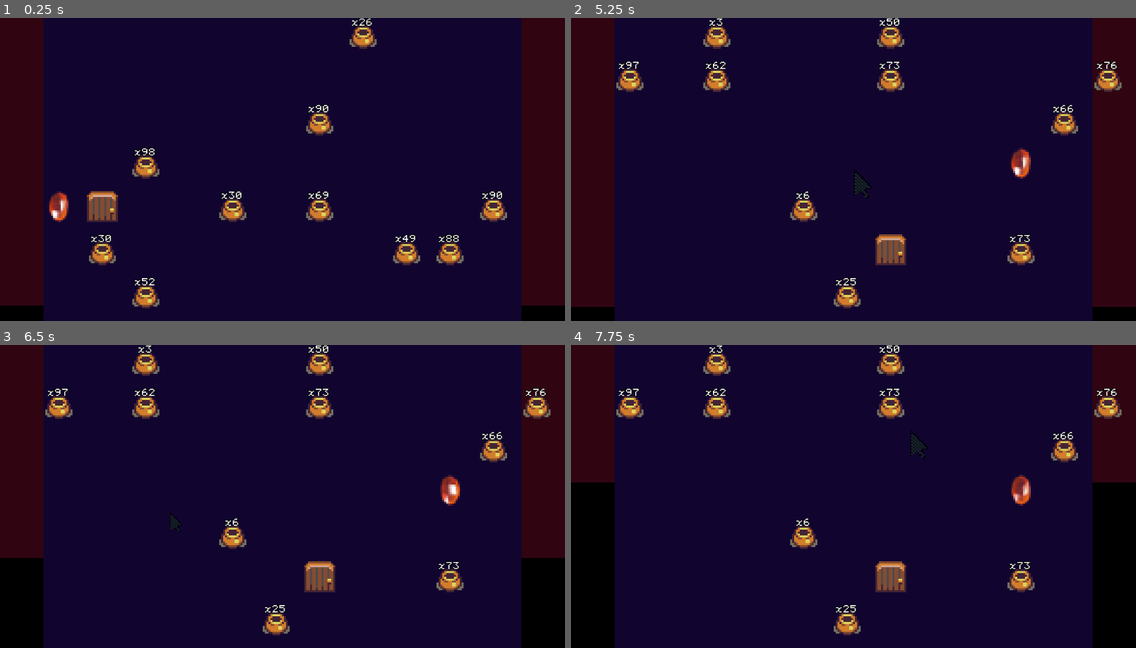
Above: before the commit, frames 1-4 (two rows, left to right).
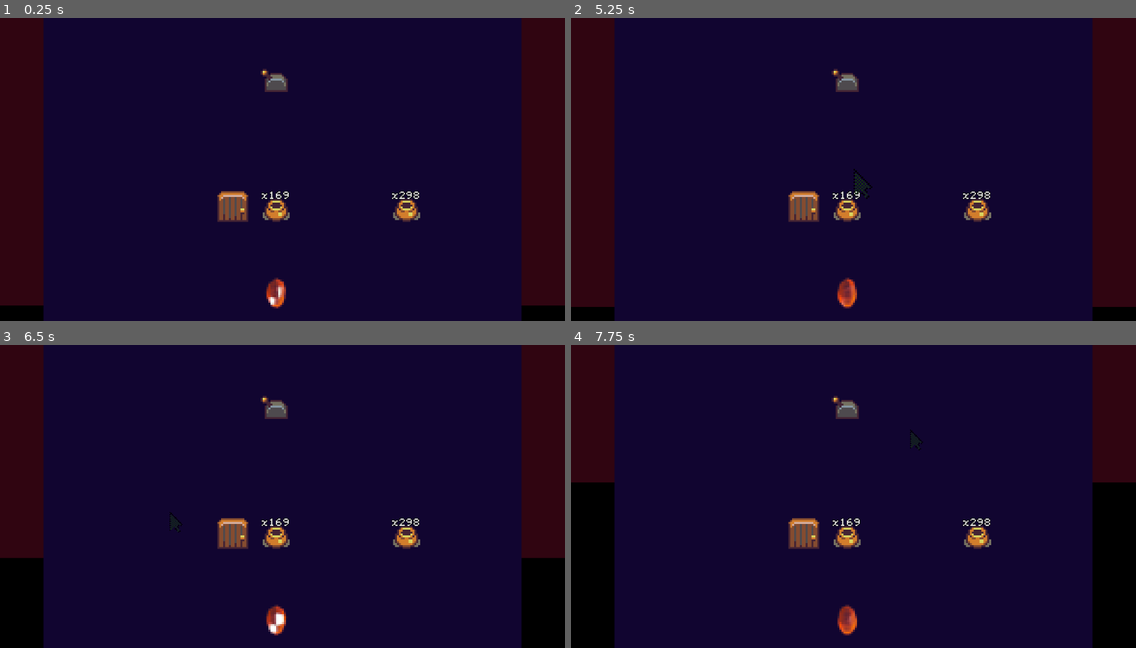
Above: after the commit, the same moments.

Repository: tedsteen/godot-cursors
Game: Godot game, scene res://main.tscn
Same seed, same stepped clock (60 frames per second), same inputs: the game is played once before the commit and once after it.
Inputs (mouse positions are in pixels of both pictures, inside the frame that each line leads up to):
- Up to frame 1 (0.25 s): no input
- Up to frame 2 (5.25 s): move the mouse to (977, 154) at 0.52 s; click (977, 154) at 0.67 s; move the mouse to (740, 184) at 1.27 s; click (740, 184) at 1.42 s; move the mouse to (910, 102) at 2.02 s; click (910, 102) at 2.17 s; move the mouse to (825, 230) at 2.77 s; click (825, 230) at 2.92 s; move the mouse to (1023, 214) at 3.52 s; click (1023, 214) at 3.67 s; move the mouse to (684, 124) at 4.27 s; click (684, 124) at 4.42 s; move the mouse to (881, 169) at 5.02 s; click (881, 169) at 5.17 s
- Up to frame 3 (6.5 s): move the mouse to (197, 420) at 5.77 s; click (197, 420) at 5.92 s
- Up to frame 4 (7.75 s): move the mouse to (977, 481) at 6.52 s; click (977, 481) at 6.67 s; move the mouse to (740, 511) at 7.27 s; click (740, 511) at 7.42 s

The runs differ from the first frame. In frame 1, 5.6% of the frame differs, in the area x 8-90%, y 0-96%; in frame 2, 5.3%; in frame 3, 5.4%; in frame 4, 5.4%.

Commit message:
levers and doors

Diff:
--- a/cursor.gd
+++ b/cursor.gd
@@ -14,8 +14,8 @@
 		var curr_frame: InputEventMouse = self.history[frame]
 		self.set_position(camera.make_input_local(curr_frame).position)
 
-		var btn1_pressed = curr_frame.button_mask && 1
-		var texture_scale = cursor_click_size if btn1_pressed else 1.0
+		var left_pressed = curr_frame is InputEventMouseButton and curr_frame.button_index == MouseButton.MOUSE_BUTTON_LEFT
+		var texture_scale = cursor_click_size if left_pressed else 1.0
 
 		self.scale = Vector2(texture_scale, texture_scale)
 		return curr_frame
--- a/entities/door.gd
+++ b/entities/door.gd
@@ -1,5 +1,32 @@
 extends Entity
 class_name Door
 
-func handle_click(_event: InputEventMouse):
-	print_debug("Knock...")
+var open = false: set = set_open
+var available = true : set = set_available
+var locked = false : set = set_locked
+
+func handle_mouse(event: InputEventMouse):
+	if event is InputEventMouseButton && event.button_index == 1 && event.pressed:
+		if !open:
+			print_debug("Knock...")
+		else:
+			print_debug("TODO: goto next level!")
+
+func set_locked(p_locked: bool):
+	if locked != p_locked:
+		locked = p_locked
+		set_open(available && !locked)
+
+func set_available(p_available: bool):
+	if available != p_available:
+		available = p_available
+		set_open(available && !locked)
+
+func set_open(p_open: bool):
+	if open != p_open:
+		open = p_open
+		print_debug("OPEN ", open)
+		if open:
+			$AnimatedSprite2D.play("default")
+		else:
+			$AnimatedSprite2D.play_backwards("default")
--- a/entities/door.tscn
+++ b/entities/door.tscn
@@ -37,11 +37,11 @@
 }],
 "loop": false,
 "name": &"default",
-"speed": 5.0
+"speed": 10.0
 }]
 
 [sub_resource type="RectangleShape2D" id="RectangleShape2D_lsrlo"]
-size = Vector2(64, 64)
+size = Vector2(77, 78)
 
 [node name="Door" instance=ExtResource("1_iibm5")]
 script = ExtResource("2_vgnbq")
@@ -54,5 +54,5 @@
 sprite_frames = SubResource("SpriteFrames_82wys")
 
 [node name="CollisionShape2D" parent="." index="1"]
-position = Vector2(32, 32)
+position = Vector2(31.5, 34)
 shape = SubResource("RectangleShape2D_lsrlo")
--- a/entities/entity.gd
+++ b/entities/entity.gd
@@ -1,5 +1,5 @@
 extends Area2D
 class_name Entity
 
-func handle_click(_event: InputEventMouse):
+func handle_mouse(_event: InputEventMouse):
 	push_warning("Unhandled click on %s" % self)
--- a/entities/gem.gd
+++ b/entities/gem.gd
@@ -1,5 +1,6 @@
 extends Entity
 class_name Gem
 
-func handle_click(_event: InputEventMouse):
-	queue_free()
+func handle_mouse(event: InputEventMouse):
+	if event is InputEventMouseButton && event.button_index == 1 && event.pressed:
+		queue_free()
--- a/entities/gem.tscn
+++ b/entities/gem.tscn
@@ -69,8 +69,8 @@
 }]
 
 [sub_resource type="CapsuleShape2D" id="CapsuleShape2D_om8g1"]
-radius = 21.0
-height = 66.0
+radius = 26.0
+height = 78.0
 
 [node name="Gem" instance=ExtResource("1_seg1h")]
 script = ExtResource("2_jubiw")
--- a/entities/lever.gd
+++ b/entities/lever.gd
@@ -1,3 +1,27 @@
 extends Entity
 
 class_name Lever
+var door: Door : set = set_door
+var down_btn_counter = 0
+var open = false : set = set_open
+
+func handle_mouse(event: InputEventMouse):
+	if event is InputEventMouseButton and event.button_index == MouseButton.MOUSE_BUTTON_LEFT:
+		if event.pressed:
+			down_btn_counter += 1
+		else:
+			down_btn_counter -= 1
+		open = down_btn_counter > 0
+
+func set_open(p_open: bool):
+	if open != p_open:
+		open = p_open
+		if open:
+			$AnimatedSprite2D.play("default")
+		else:
+			$AnimatedSprite2D.play_backwards("default")
+		door.set_locked(!open)
+
+func set_door(p_door: Door):
+	door = p_door
+	door.set_locked(true)
--- a/entities/lever.tscn
+++ b/entities/lever.tscn
@@ -30,11 +30,11 @@
 }],
 "loop": false,
 "name": &"default",
-"speed": 5.0
+"speed": 12.0
 }]
 
 [sub_resource type="RectangleShape2D" id="RectangleShape2D_pix76"]
-size = Vector2(62, 48)
+size = Vector2(63, 55)
 
 [node name="Lever" instance=ExtResource("1_pmgk5")]
 script = ExtResource("2_2ow4f")
@@ -47,5 +47,5 @@
 sprite_frames = SubResource("SpriteFrames_blk52")
 
 [node name="CollisionShape2D" parent="." index="1"]
-position = Vector2(31, 40)
+position = Vector2(31.5, 43.5)
 shape = SubResource("RectangleShape2D_pix76")
--- a/entities/pot.gd
+++ b/entities/pot.gd
@@ -10,11 +10,12 @@
 func _ready():
 	set_health(health)
 
-func handle_click(_event: InputEventMouse):
-	if health > 0:
-		health = health - 1
-		if health <= 0:
-			animated_sprite.play("destroy")
+func handle_mouse(event: InputEventMouse):
+	if event is InputEventMouseButton && event.button_index == 1 && event.pressed:
+		if health > 0:
+			health = health - 1
+			if health <= 0:
+				animated_sprite.play("destroy")
 
 func set_health(p_health: int):
 	health = p_health
--- a/entities/pot.tscn
+++ b/entities/pot.tscn
@@ -42,7 +42,7 @@
 }]
 
 [sub_resource type="CircleShape2D" id="CircleShape2D_eljr6"]
-radius = 29.0
+radius = 33.0
 
 [node name="Pot" instance=ExtResource("1_vxlym")]
 script = ExtResource("2_gv1eb")
--- a/level.gd
+++ b/level.gd
@@ -2,6 +2,7 @@
 var cursor_res = preload("res://cursor.tscn")
 var pot_res = preload("res://entities/pot.tscn")
 var door_res = preload("res://entities/door.tscn")
+var lever_res = preload("res://entities/lever.tscn")
 var gem_res = preload("res://entities/gem.tscn")
 
 var rng: RandomNumberGenerator
@@ -39,8 +40,14 @@
 		pot.health = rng.randi() % difficulty + 1
 		available_entities.append(pot)
 
-	available_entities.append(door_res.instantiate())
+	var door = door_res.instantiate()
+	door.add_to_group("doors")
+	available_entities.append(door)
 	available_entities.append(gem_res.instantiate())
+	var lever = lever_res.instantiate()
+	lever.door = door
+	lever.add_to_group("levers")
+	available_entities.append(lever)
 
 	var width = int(background_rect.size.x / CELL_SIZE)
 	var height = int(background_rect.size.y / CELL_SIZE)
@@ -50,7 +57,6 @@
 		return
 
 	var free_slots: Array = range(0, width * height)
-	var map_data: Array[Dictionary] = []
 	for entity in available_entities:
 		var idx = rng.randi() % free_slots.size()
 		var coord = free_slots[idx]
@@ -72,32 +78,31 @@
 		for entity in get_tree().get_nodes_in_group("entities"):
 			entity.queue_free()
 
-		generate_map_data(100, 10)
+		generate_map_data(400, 2)
 
 func _physics_process(delta):
 	time += delta
 	if time >= cursor_lifetime:
 		cursors.push_back(current_recording)
-		reset_time(true)
+		reset_time(false)
 
 	for cursor in cursors:
 		var event = cursor.play_frame(frame, self.get_parent().get_node("%Camera2D"))
-		handle_click(event)
+		if event: handle_mouse(event)
 
 	frame += 1
 	time_rect.size.y = background_rect.size.y * (1 - time / cursor_lifetime)
 	#print_debug("Time: %f (frame: %d)" % [time, frame])
 
-func handle_click(event: InputEventMouse):
-	if event is InputEventMouseButton && event.button_index == 1 && event.pressed:
-		point_params.position = event.position * view_to_world
-		var hits = dss.intersect_point(point_params)
+func handle_mouse(event: InputEventMouse):
+	point_params.position = event.position * view_to_world
+	var hits = dss.intersect_point(point_params)
 
-		for hit in hits:
-			var entity = hit.collider
-			entity.handle_click(event)
+	for hit in hits:
+		var entity = hit.collider
+		entity.handle_mouse(event)
 
 func _input(event):
 	if event is InputEventMouse:
 		current_recording.record_frame(frame, event)
-		handle_click(event)
+		handle_mouse(event)
